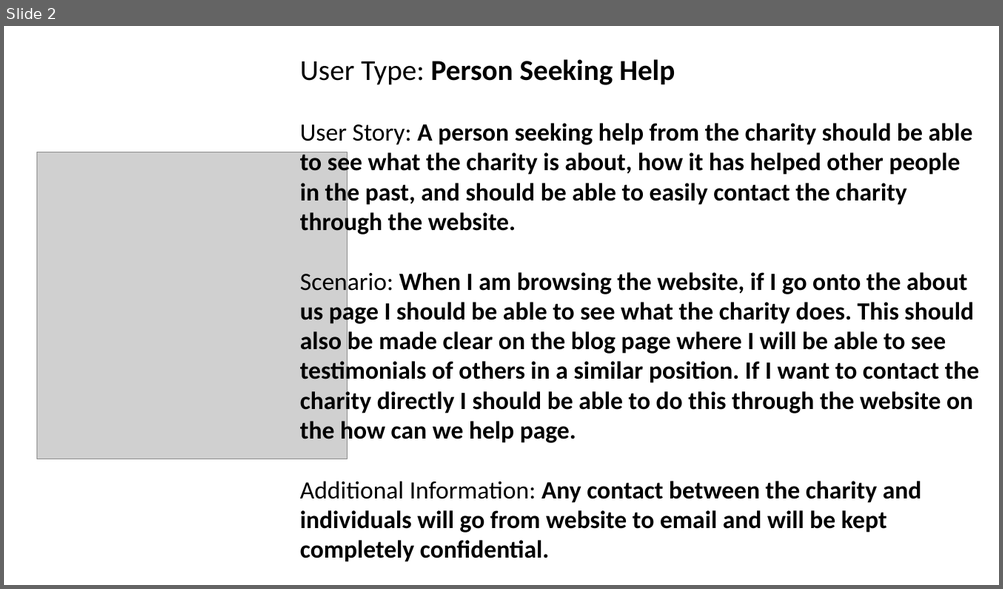
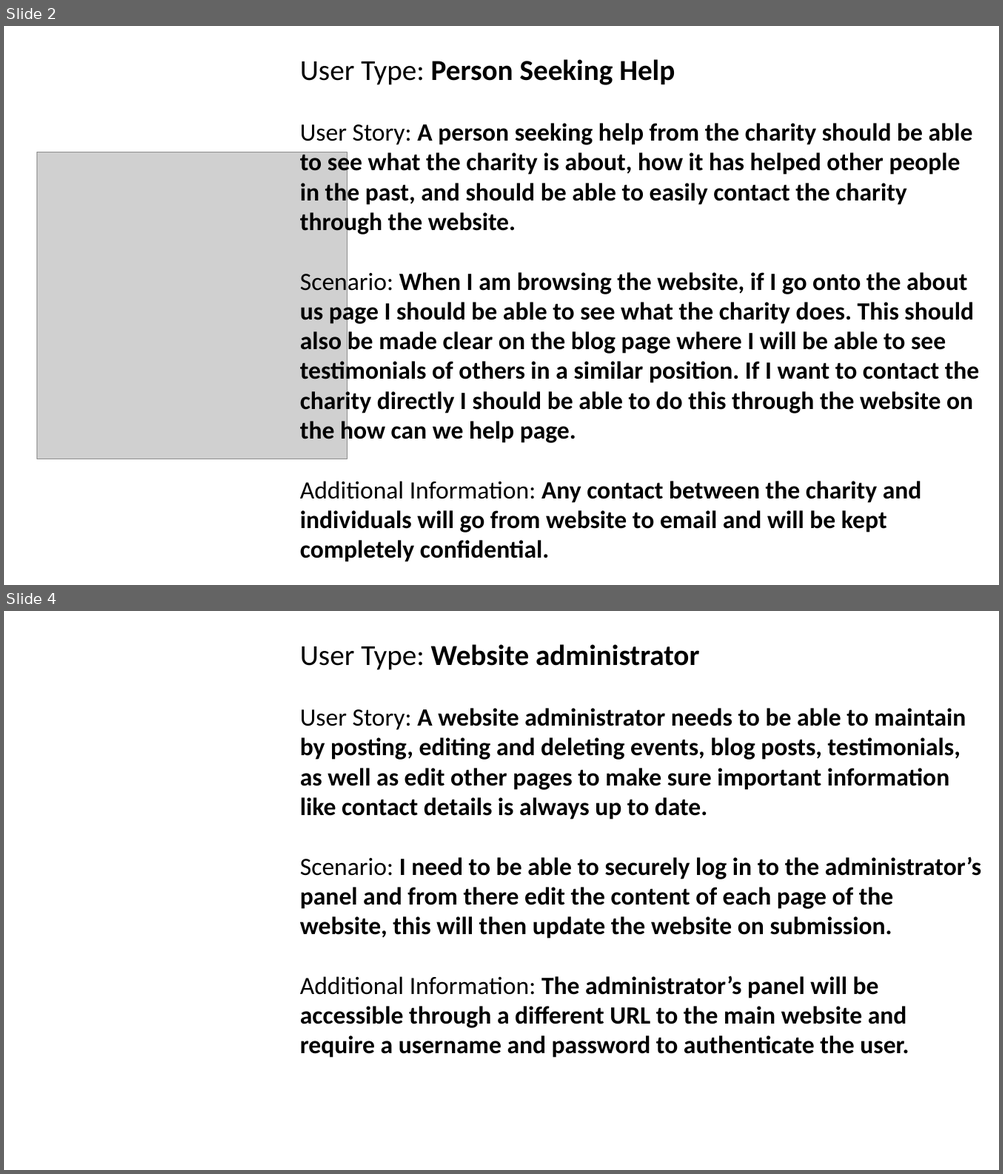
Before and after one commit to ChristosCM/BeyondLimits, a slide deck: Prototype/USVH.pptx. Shown one above the other, each under a label of ours: slide 2 before the commit, slides 2 and 4 after it; the slides between them are not shown. The pictures are 1003x589 and 1003x1174 pixels, drawn with LibreOffice and Linux fonts; fonts in the diff are those of the drawing; grey boxes stand for pictures. Boxes give left, top, right and bottom in pixels: in the first picture for what was removed or moved away, otherwise in the second. Text is boxed around its words. In the diff, an @@ line names an element or a change of style, - is before the commit and + after.

Commit message:
Added rest of users
Needs images representing donator and admin, perhaps some mention of database functionality for admin?

```diff
--- a/Prototype/USVH.pptx
+++ b/Prototype/USVH.pptx
@@ slide 4 added at [4, 611, 999, 1170], background #FFFFFF @@
@@ text added at [300, 644, 981, 1058], 24 pt, text #000000, bold @@
+User Type: Website administrator
+User Story: A website administrator needs to be able to maintain by posting, editing and deleting events, blog posts, testimonials, as well as edit other pages to make sure important information like contact details is always up to date.
+Scenario: I need to be able to securely log in to the administrator’s panel and from there edit the content of each page of the website, this will then update the website on submission.
+Additional Information: The administrator’s panel will be accessible through a different URL to the main website and require a username and password to authenticate the user.
```
Also in this commit, not shown: 1 other slide added.
